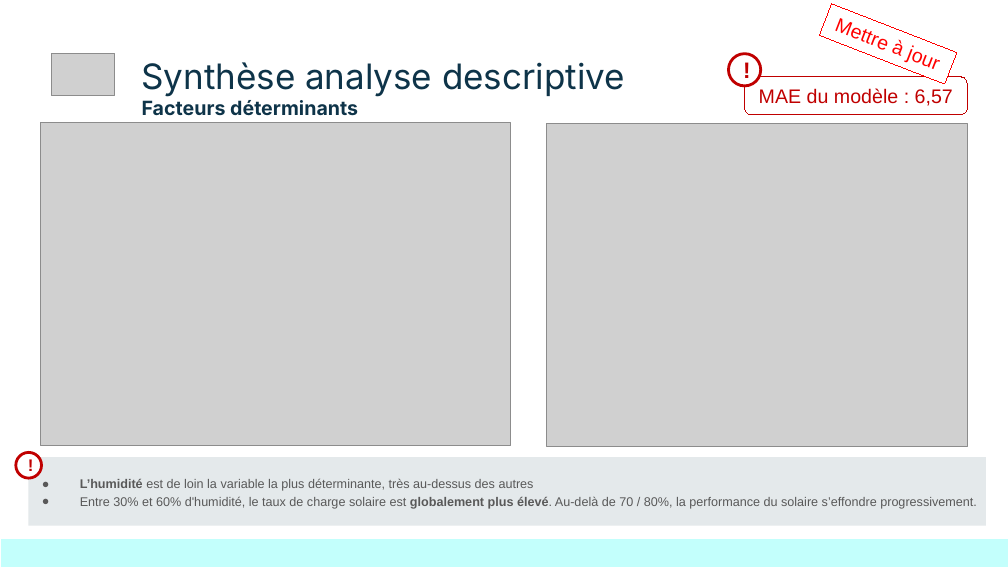
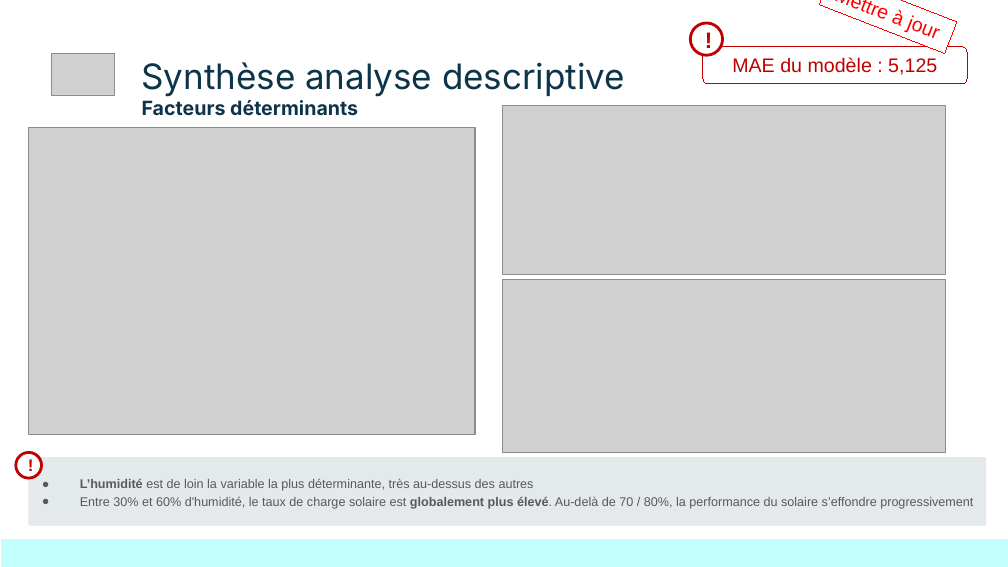
Before and after one commit to Sheikoh/REnergies_efficiency_prediction, a slide deck: slide 9 of presentation/dsfs_ft_36_Projet_REnergies_efficiency_prediction.pptx. Drawn at 1008x567 pixels with LibreOffice and Linux fonts; fonts in the diff are those of the drawing; grey boxes stand for pictures. Boxes give left, top, right and bottom in pixels: in the first picture for what was removed or moved away, otherwise in the second. Text is boxed around its words. In the diff, an @@ line names an element or a change of style, - is before the commit and + after.

```diff
--- a/presentation/dsfs_ft_36_Projet_REnergies_efficiency_prediction.pptx
+++ b/presentation/dsfs_ft_36_Projet_REnergies_efficiency_prediction.pptx
@@ ellipse "!" moved from (x1=729, y1=53, x2=761, y2=86) to (x1=690, y1=23, x2=723, y2=55) @@
@@ rectangle "Mettre à jour" resized from (x1=819, y1=4, x2=957, y2=85) to (x1=819, y1=0, x2=957, y2=54) @@
@@ rounded rectangle "MAE du modèle : 5,125" resized from (x1=745, y1=77, x2=968, y2=114) to (x1=703, y1=46, x2=967, y2=84) @@
@@ text in rounded rectangle at (x1=732, y1=57, x2=937, y2=75): text changed @@
-MAE du modèle : 6,57
+MAE du modèle : 5,125
@@ picture added at (x1=502, y1=105, x2=944, y2=274) @@
@@ picture resized from (x1=40, y1=122, x2=511, y2=446) to (x1=28, y1=127, x2=475, y2=434) @@
@@ picture removed at (x1=546, y1=123, x2=968, y2=447) @@
@@ picture added at (x1=502, y1=279, x2=946, y2=453) @@
```
Also in this commit, not shown: 1 other slide changed.
